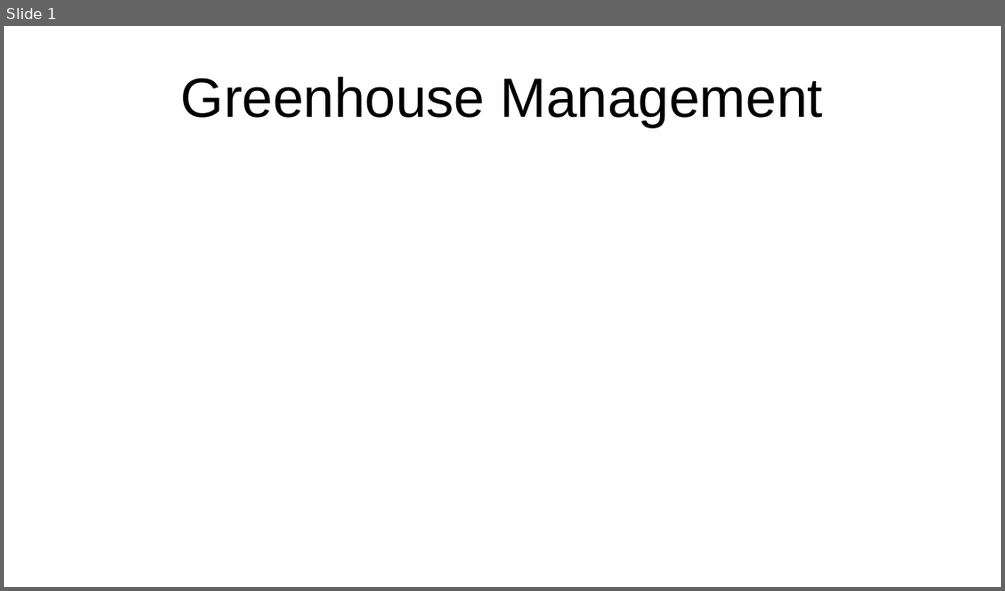
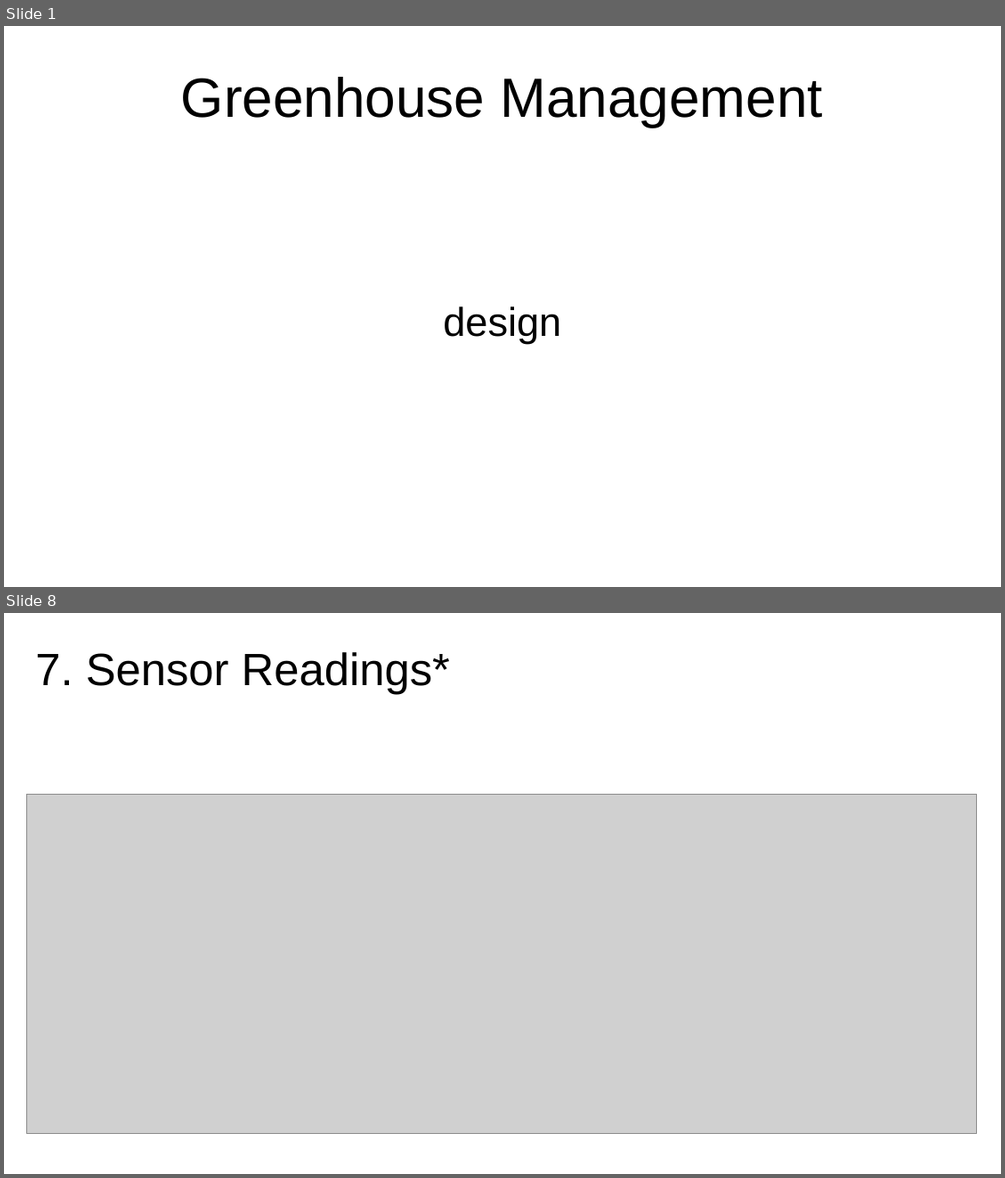
Before and after one commit to kaloyanMilev13/GreenHouse, a slide deck: doc/design/design_presentation.odp. Shown one above the other, each under a label of ours: slide 1 before the commit, slides 1 and 8 after it; the slides between them are not shown. The pictures are 1005x591 and 1005x1178 pixels, drawn with LibreOffice and Linux fonts; fonts in the diff are those of the drawing; grey boxes stand for pictures. Boxes give left, top, right and bottom in pixels: in the first picture for what was removed or moved away, otherwise in the second. Text is boxed around its words. In the diff, an @@ line names an element or a change of style, - is before the commit and + after.

```diff
--- a/doc/design/design_presentation.odp
+++ b/doc/design/design_presentation.odp
@@ slide 8 added at (4, 613, 1001, 1174), background #FFFFFF @@
@@ text added at (35, 652, 450, 694), 36 pt, text #000000 @@
+7. Sensor Readings*
@@ picture added at (26, 794, 977, 1133) @@
@@ slide 1 changed as well @@
@@ subtitle added at (443, 306, 561, 343), 32 pt, text #000000 @@
+design
```
Also in this commit, not shown: 6 other slides added, 1 slide removed, 4 other files.
